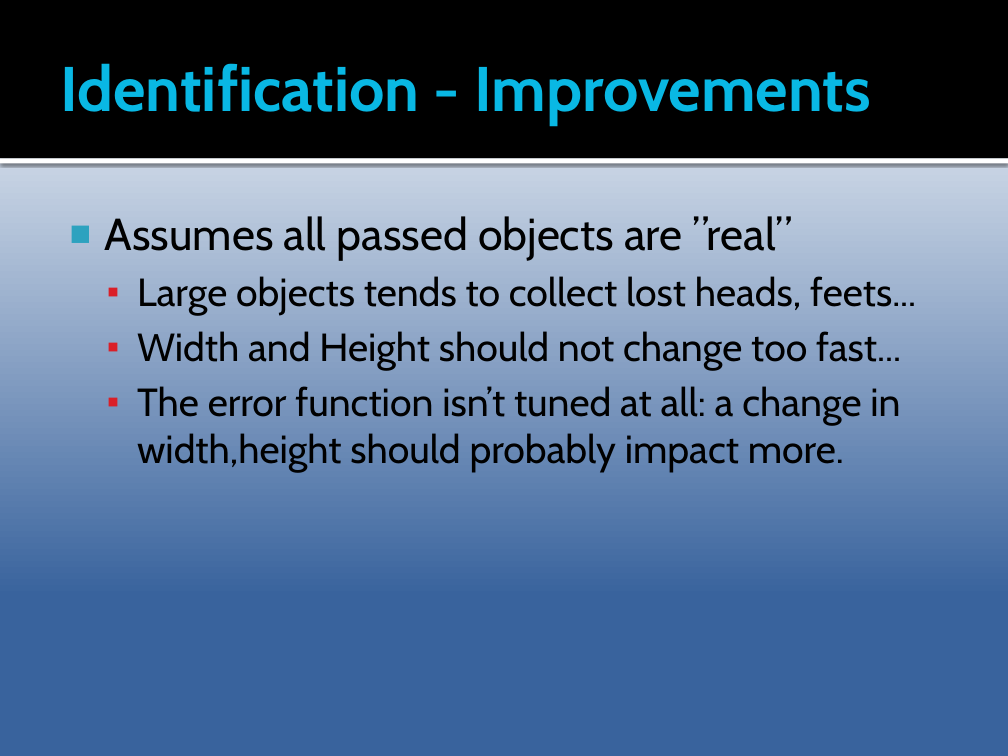
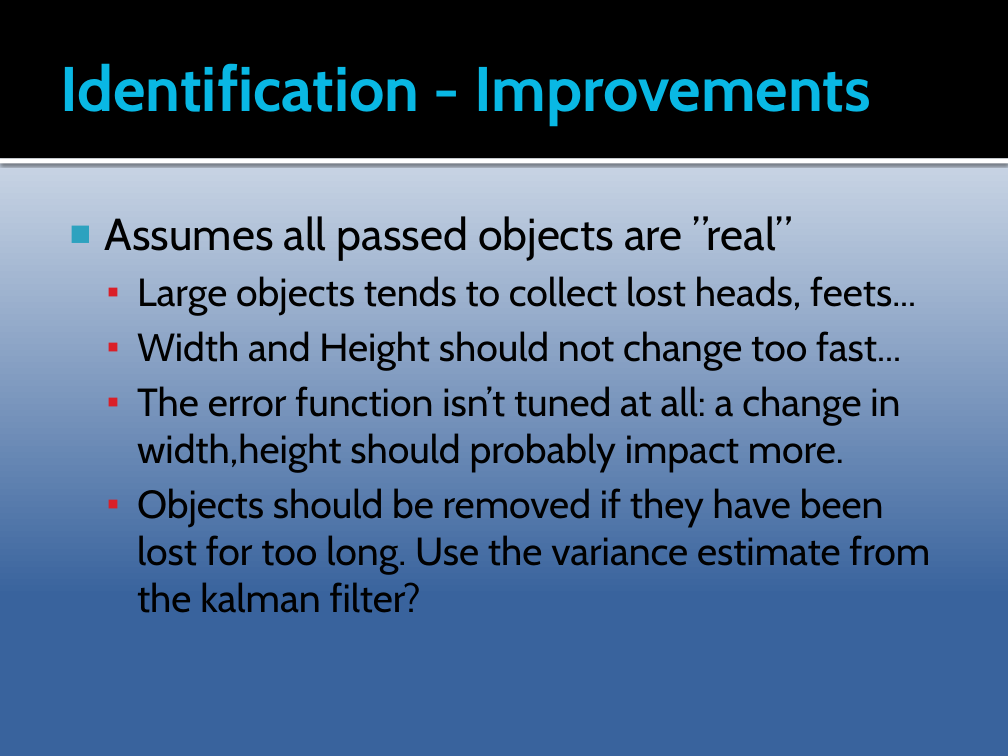
Before and after one commit to Epipolarna/Tracking, a slide deck: slide 17 of Documentation/TSBB15prez.pptx (slide 16 before the commit). Drawn at 1008x756 pixels with LibreOffice and Linux fonts; fonts in the diff are those of the drawing. Boxes give left, top, right and bottom in pixels: in the first picture for what was removed or moved away, otherwise in the second. Text is boxed around its words. In the diff, an @@ line names an element or a change of style, - is before the commit and + after.

```diff
--- a/Documentation/TSBB15prez.pptx
+++ b/Documentation/TSBB15prez.pptx
@@ text at bbox=[137, 488, 930, 613]: paragraph added @@
+  ▪ Objects should be removed if they have been lost for too long. Use the variance estimate from the kalman filter?
```
Also in this commit, not shown: 3 other slides changed, 1 slide added.
